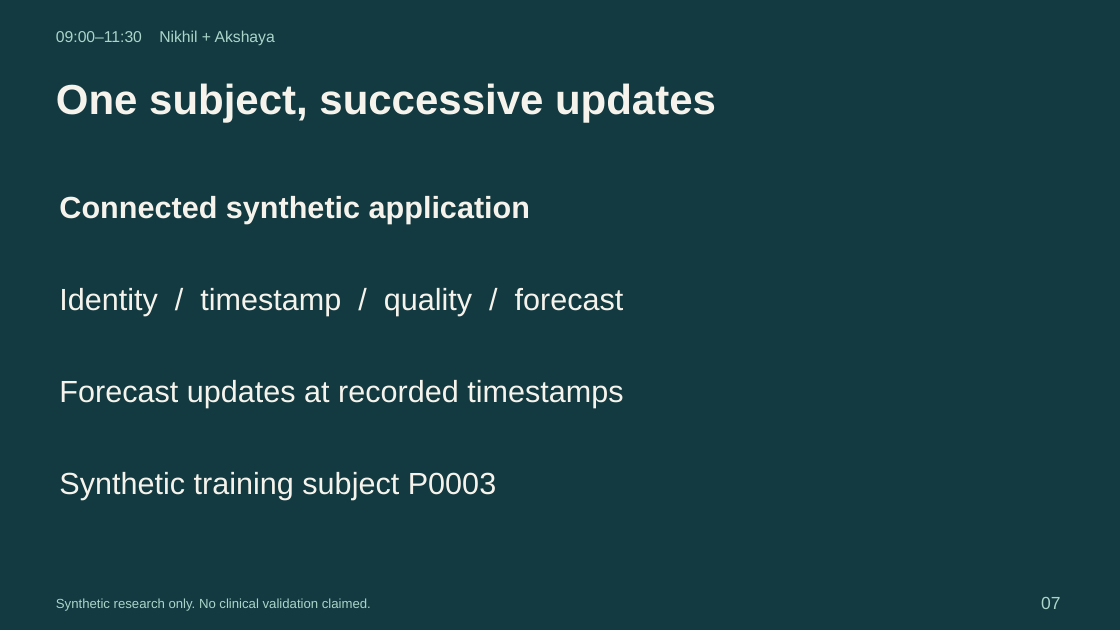
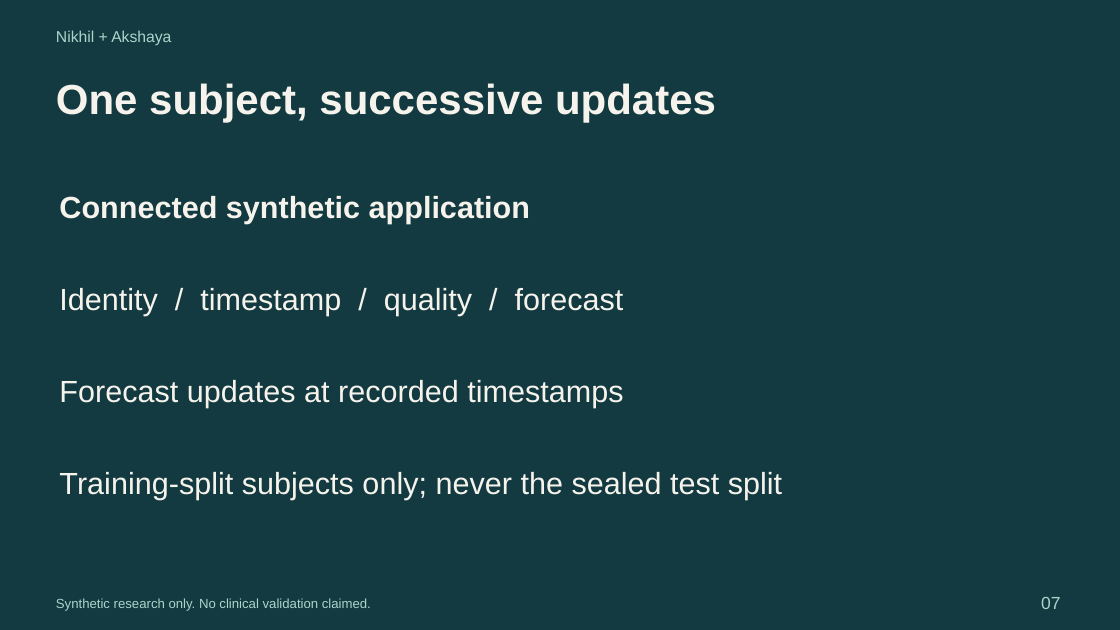
Before and after one commit to AkshayAlgoX/T2D-Glucose-Digital-Twin, a slide deck: slide 7 of docs/presentation/presentation.pptx. Drawn at 1120x630 pixels with LibreOffice and Linux fonts; fonts in the diff are those of the drawing. Boxes give left, top, right and bottom in pixels: in the first picture for what was removed or moved away, otherwise in the second. Text is boxed around its words. In the diff, an @@ line names an element or a change of style, - is before the commit and + after.

```diff
--- a/docs/presentation/presentation.pptx
+++ b/docs/presentation/presentation.pptx
@@ text at [56,30,171,45]: text changed @@
-09:00–11:30 Nikhil + Akshaya
+Nikhil + Akshaya
@@ text at [59,472,782,500]: text changed @@
-Synthetic training subject P0003
+Training-split subjects only; never the sealed test split
```
Also in this commit, not shown: 13 other slides changed, 5 other files.
